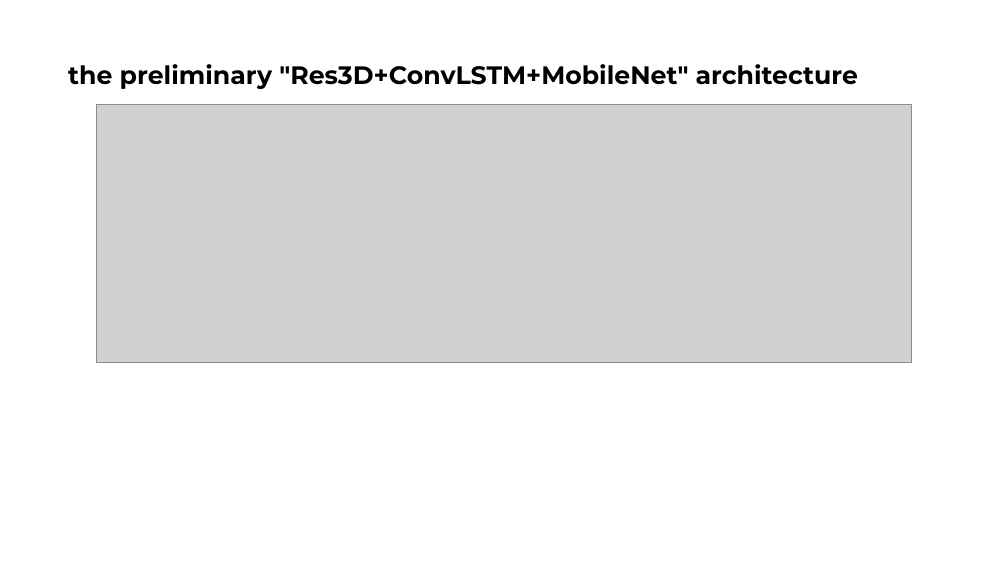
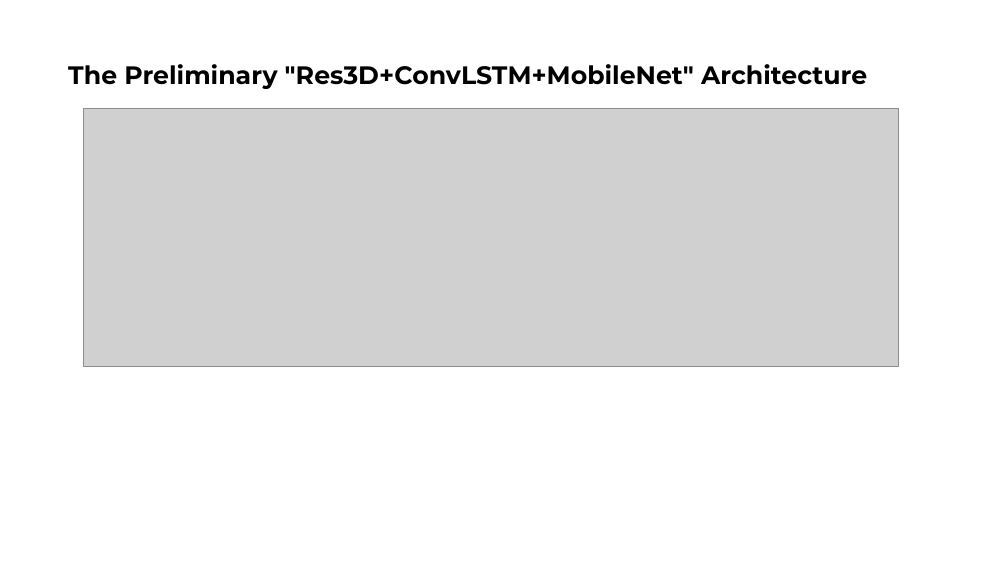
Before and after one commit to Adnios/DVS-gesture_recognition, a slide deck: slide 3 of Attention in Convolutional LSTM for Gesture Recognition.pptx. Drawn at 1008x567 pixels with LibreOffice and Linux fonts; fonts in the diff are those of the drawing; grey boxes stand for pictures. Boxes give left, top, right and bottom in pixels: in the first picture for what was removed or moved away, otherwise in the second. Text is boxed around its words. In the diff, an @@ line names an element or a change of style, - is before the commit and + after.

```diff
--- a/Attention in Convolutional LSTM for Gesture Recognition.pptx
+++ b/Attention in Convolutional LSTM for Gesture Recognition.pptx
@@ title at box(68, 64, 867, 89): text changed @@
-the preliminary "Res3D+ConvLSTM+MobileNet" architecture
+The Preliminary "Res3D+ConvLSTM+MobileNet" Architecture
@@ picture: place and size @@
-picture at box(96, 104, 912, 363)
+picture at box(83, 108, 899, 367)
```
Also in this commit, not shown: 1 other slide changed, 9 slides added.
